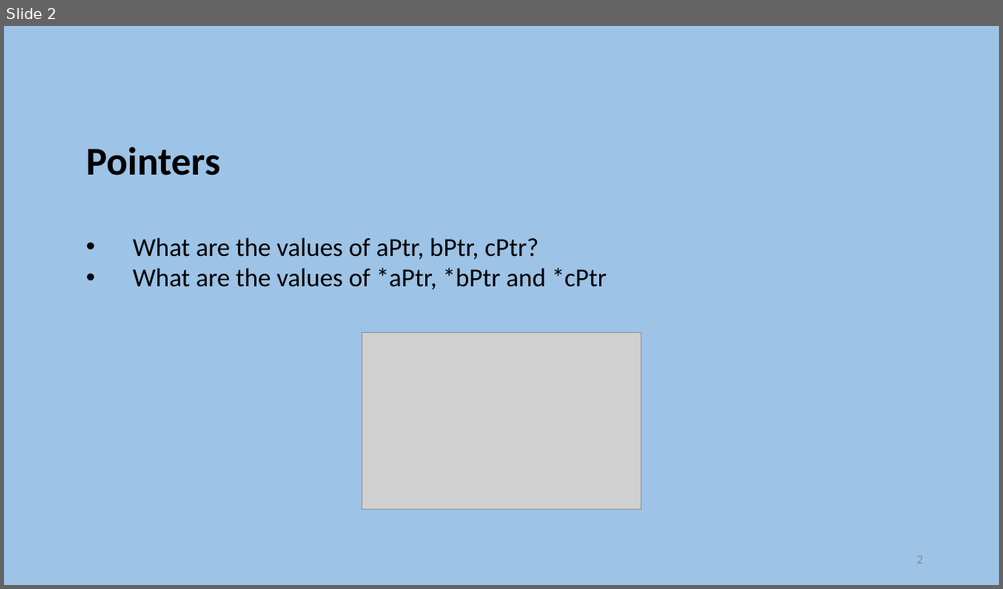
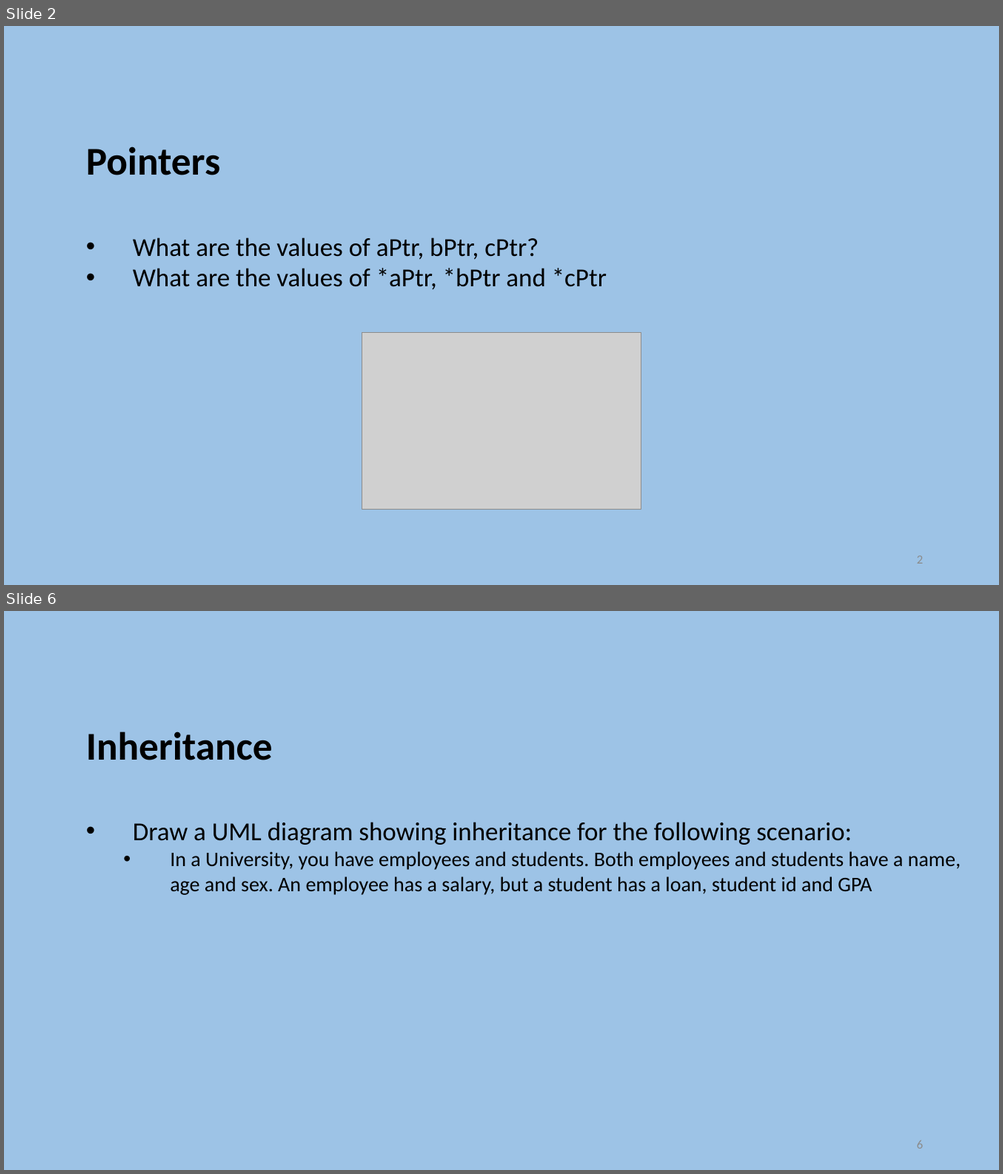
Before and after one commit to szetko/course-materials, a slide deck: Programming 4/Exam Preparation/Exam Preparation.pptx. Shown one above the other, each under a label of ours: slide 2 before the commit, slides 2 and 6 after it; the slides between them are not shown. The pictures are 1003x589 and 1003x1174 pixels, drawn with LibreOffice and Linux fonts; fonts in the diff are those of the drawing; grey boxes stand for pictures. Boxes give left, top, right and bottom in pixels: in the first picture for what was removed or moved away, otherwise in the second. Text is boxed around its words. In the diff, an @@ line names an element or a change of style, - is before the commit and + after.

```diff
--- a/Programming 4/Exam Preparation/Exam Preparation.pptx
+++ b/Programming 4/Exam Preparation/Exam Preparation.pptx
@@ slide 6 added at [4, 611, 999, 1170], background #9DC3E6 @@
@@ text added at [86, 732, 960, 895], 20 pt, text #000000 @@
+Inheritance
+    • Draw a UML diagram showing inheritance for the following scenario:
+      • In a University, you have employees and students. Both employees and students have a name, age and sex. An employee has a salary, but a student has a loan, student id and GPA
@@ page number added at [916, 1141, 922, 1149], 12 pt, text #8C8C8C @@
+6
```
Also in this commit, not shown: 2 slides changed, 8 other slides added, 8 slides removed, 2 other files.
